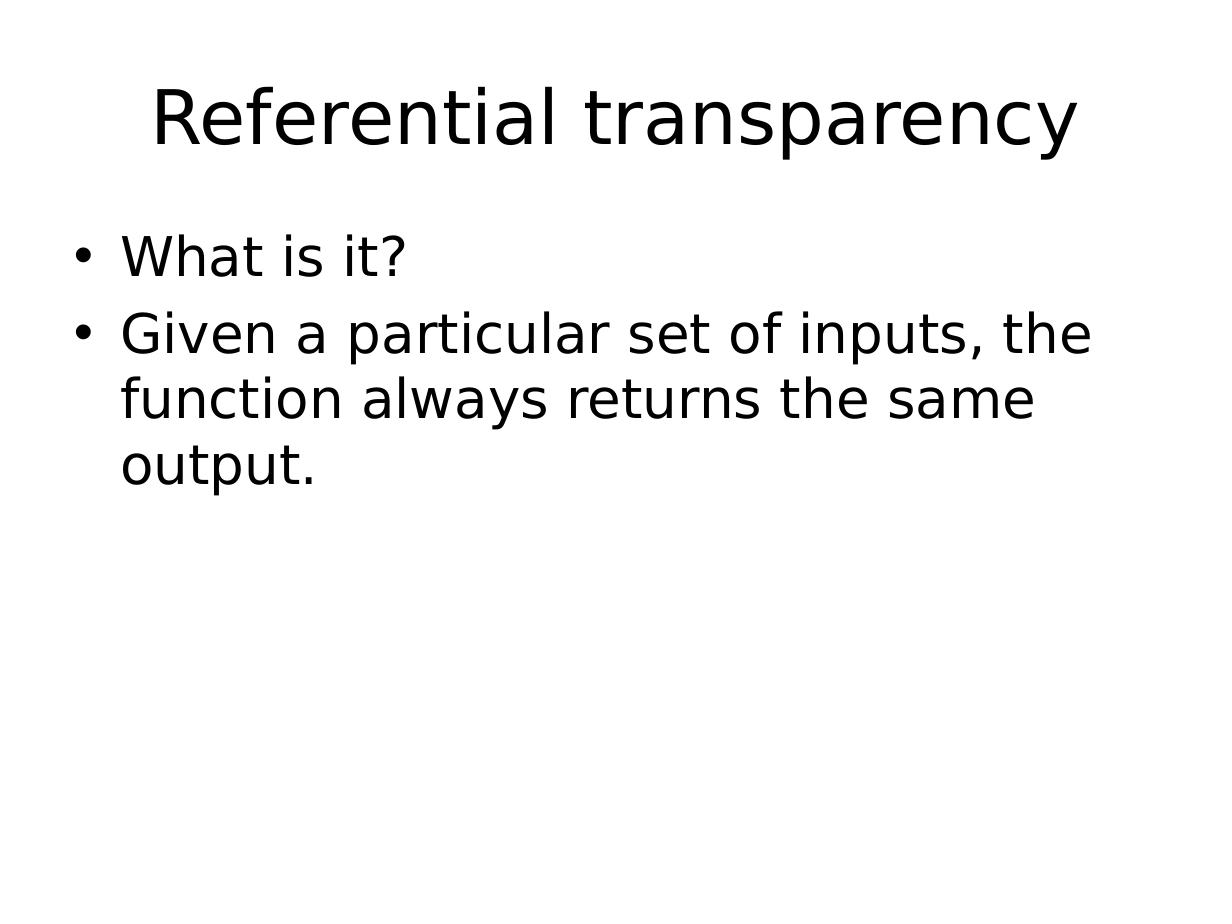
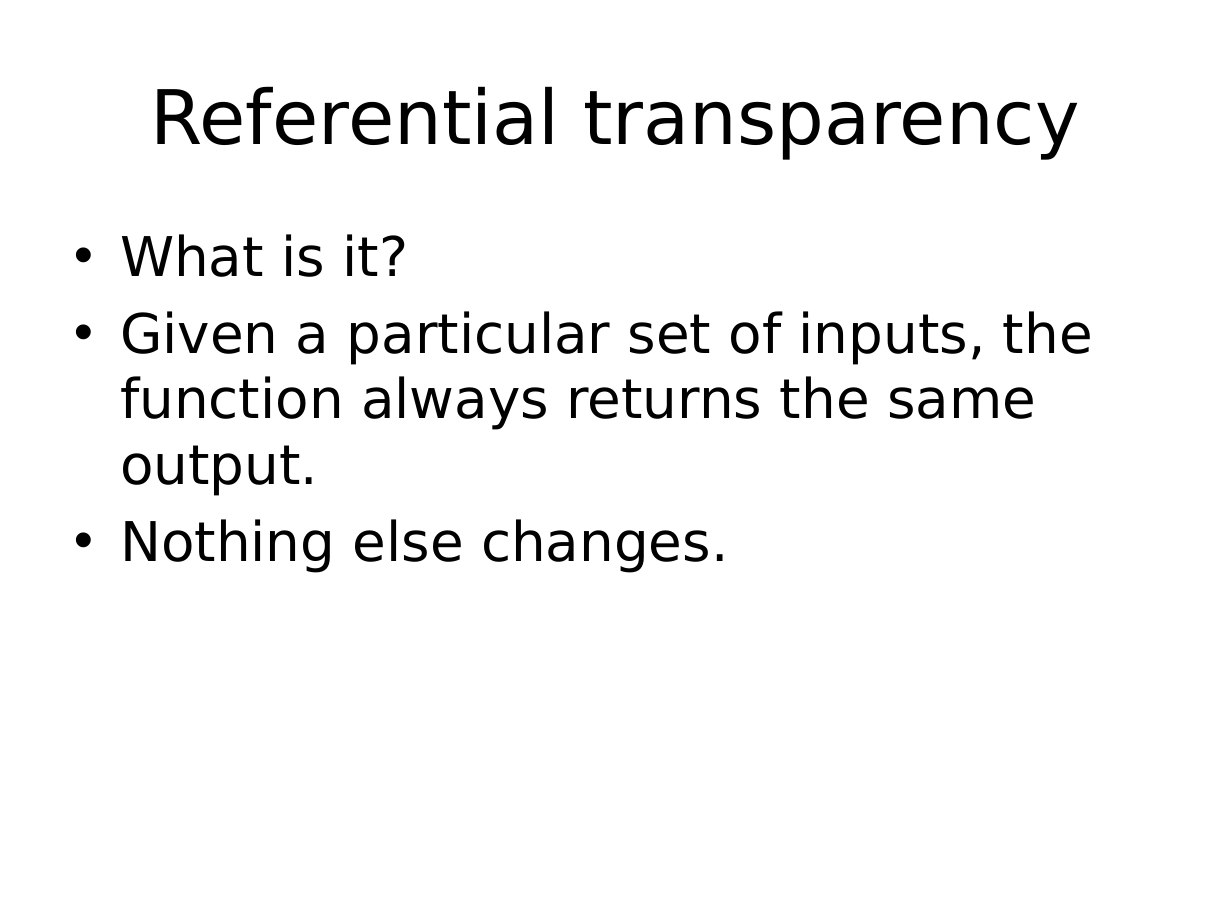
Before and after one commit to jessitron/fp4ood, a slide deck: slide 97 of FunctionalEye.pptx (slide 64 before the commit). Drawn at 1232x924 pixels with LibreOffice and Linux fonts; fonts in the diff are those of the drawing. Boxes give left, top, right and bottom in pixels: in the first picture for what was removed or moved away, otherwise in the second. Text is boxed around its words. In the diff, an @@ line names an element or a change of style, - is before the commit and + after.

```diff
--- a/FunctionalEye.pptx
+++ b/FunctionalEye.pptx
@@ text at (120,519,728,573): paragraph added @@
+• Nothing else changes.
```
Also in this commit, not shown: 39 other slides changed, 37 slides added, 4 slides removed, 43 other files.
